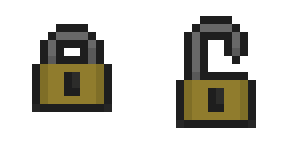
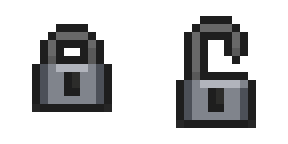
Two versions of the same layered image (288 × 144). Layer-by-layer changes:
painted on "unlocked" over [184, 80, 248, 120]
painted on "locked" over [40, 64, 104, 104]
